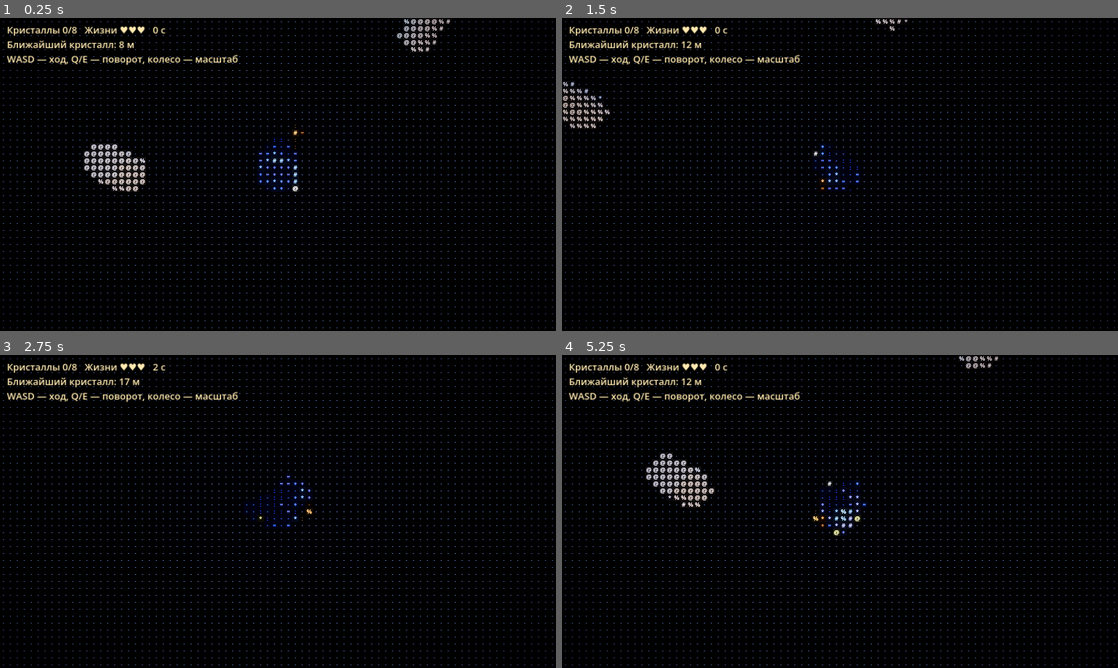
Above: before the commit, frames 1-4 (two rows, left to right).
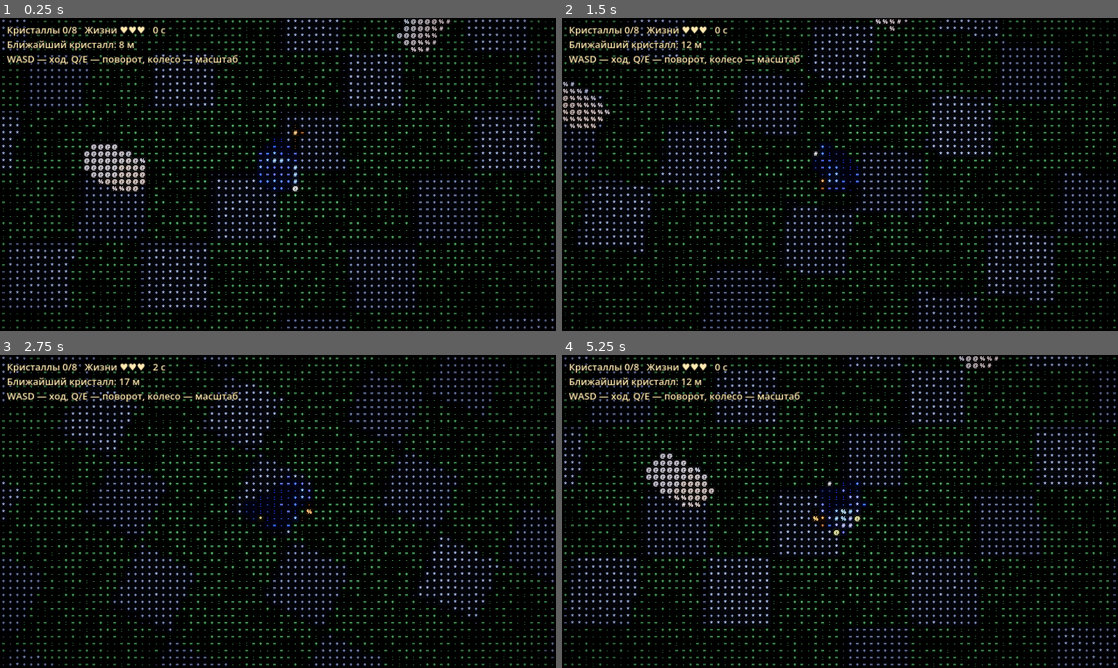
Above: after the commit, the same moments.

Repository: arteick/proxy-test
Game: Godot game, scene res://main.tscn
Two runs of this game, one before a commit and one after it. Both use one fixed random seed, a clock stepped at 60 frames per second and the inputs below.
Inputs (mouse positions are in pixels of both pictures, inside the frame that each line leads up to):
- Up to frame 1 (0.25 s): no input
- Up to frame 2 (1.5 s): tap Enter at 0.5 s; move the mouse to (962, 158) at 0.52 s; hold D 0.53-1.28 s; tap R at 0.6 s; click (962, 158) at 0.67 s; move the mouse to (728, 190) at 1.27 s; hold S from 1.28 s (still down); tap Q at 1.35 s
- Up to frame 3 (2.75 s): move the mouse to (333, 442) at 2.02 s; release S at 2.03 s; hold D from 2.03 s (still down); hold E from 2.03 s (still down)
- Up to frame 4 (5.25 s): move the mouse to (812, 574) at 2.77 s; release D at 2.78 s; release E at 2.78 s; hold W 2.78-3.53 s; tap R at 2.85, 5.1 s; click (812, 574) at 2.92 s; move the mouse to (1006, 558) at 3.52 s; hold Q 3.53-4.28 s; hold A 3.53-5.03 s; move the mouse to (673, 464) at 4.27 s; tap E at 4.35 s; move the mouse to (867, 511) at 5.02 s; hold S from 5.03 s (still down); click (867, 511) at 5.17 s

The runs differ from the first frame. In frame 1, 8.8% of the frame differs, in the area x 0-100%, y 0-100%; in frame 2, 8.8%; in frame 3, 8.7%; in frame 4, 9.0%.

Commit message:
Чат: пол из травы и камня
Co-Authored-By: Claude Sonnet 5.5 <noreply@anthropic.com>
Claude-Session: https://claude.ai/code/session_01AQj8kW5D5sps8zjXArQGC9

Diff:
--- a/godot/scripts/level.gd
+++ b/godot/scripts/level.gd
@@ -2,11 +2,38 @@
 const Props = preload("res://scripts/props.gd")
 
 const COLUMNS := 14
+const TILE := 16  # пикселей на плитку; плитка = 2 м
+
+# Пол: каменные плиты вдоль колоннады, вокруг трава. Яркость пятнами — шейдер даст разные символы.
+static func floor_image() -> Image:
+	var n := TILE * 8
+	var img := Image.create(n, n, false, Image.FORMAT_RGB8)
+	for y in n:
+		for x in n:
+			var tx := x / TILE
+			var ty := y / TILE
+			var h := int(hash(Vector2i(x, y))) & 255
+			var th := int(hash(Vector2i(tx, ty))) & 255
+			var edge := x % TILE == 0 or y % TILE == 0
+			var c: Color
+			if (tx + ty) % 3 == 0:
+				var v := 0.40 + (th % 40) / 255.0 + (0.0 if edge else (h % 20) / 255.0)
+				c = Color(v, v, v * 1.05)
+				if edge: c = c.darkened(0.35)
+			else:
+				var g := 0.30 + (h % 90) / 255.0
+				c = Color(g * 0.55, g, g * 0.45)
+			img.set_pixel(x, y, c)
+	return img
 
 static func build(parent: Node3D) -> Array:
 	var plane := PlaneMesh.new()
 	plane.size = Vector2(200, 200)
-	Props.mesh(plane, Props.mat(Color("3c424e"), 0.9), Vector3.ZERO, parent)
+	var floor_mat := Props.mat(Color.WHITE, 0.95)
+	floor_mat.albedo_texture = ImageTexture.create_from_image(floor_image())
+	floor_mat.uv1_scale = Vector3(200.0 / 16.0, 200.0 / 16.0, 1.0)  # 8 плиток в текстуре = 16 м
+	floor_mat.texture_filter = BaseMaterial3D.TEXTURE_FILTER_NEAREST_WITH_MIPMAPS
+	Props.mesh(plane, floor_mat, Vector3.ZERO, parent)
 	var stone := Props.mat(Color("a8aab3"), 0.8)
 	var colliders: Array = []
 	for i in COLUMNS:
--- a/godot/tests/run.gd
+++ b/godot/tests/run.gd
@@ -72,6 +72,8 @@
 	gh.state = "lose"; gh.hp = 0
 	check(Hud.text(gh, Vector3.ZERO).contains("Тени взяли") and Hud.text(gh, Vector3.ZERO).contains("···"), "HUD: поражение, жизни не уходят в минус")
 	var root := Node3D.new()
+	var fi := Level.floor_image()
+	check(fi.get_width() == Level.TILE * 8 and fi.get_pixel(5, 5) != fi.get_pixel(40, 40), "пол: текстура с вариацией")
 	check(Level.build(root).size() == Level.COLUMNS and root.get_child_count() == Level.COLUMNS + 1, "уровень: колонны и коллайдеры")
 	check(Actors.spawn_crystals(root, Game.new(2).crystals).size() == Game.CRYSTALS and Actors.spawn_enemies(root, Game.new(2).enemies).size() == Game.ENEMIES, "узлы: кристаллы и тени")
 	root.free()
Not shown, changed: docs/MEMORY.md
Not shown, changed: docs/PROGRESS.md
Not shown, changed: docs/ROADMAP.md
Not shown, added: docs/chat/20261026-025020-wrab.md
